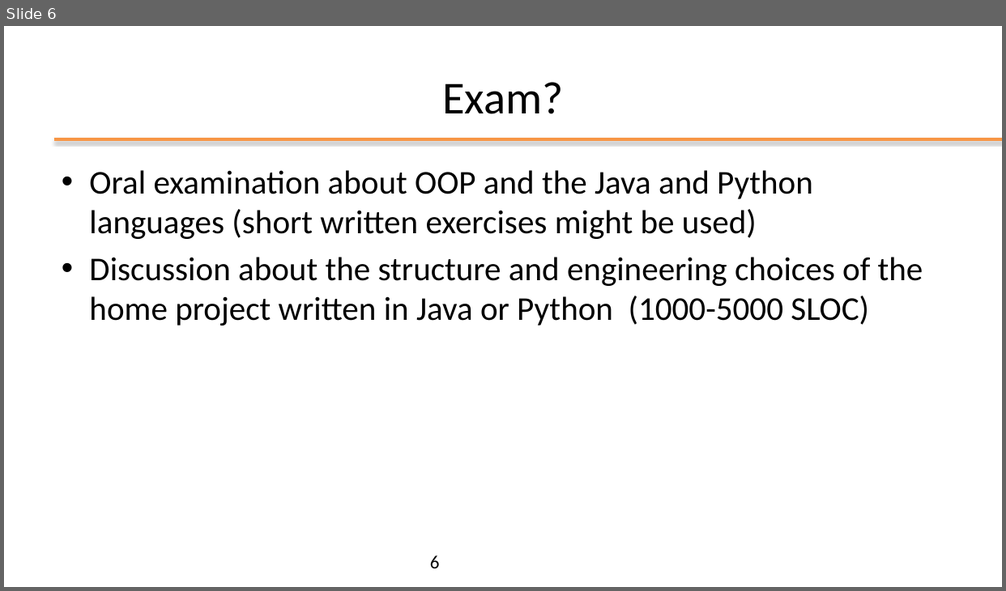
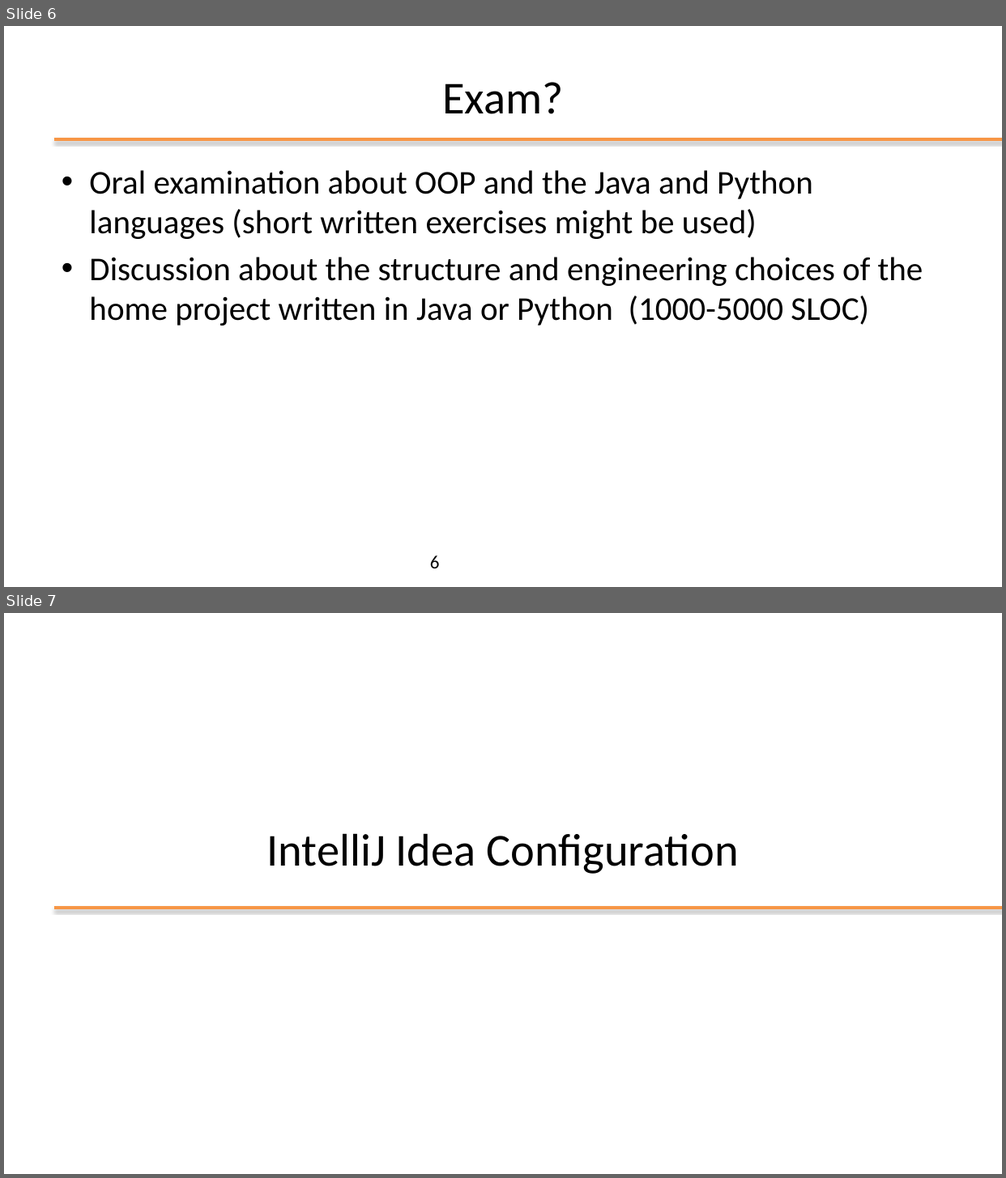
Before and after one commit to plctechnician/ooprogramming, a slide deck: java/slides/ppt/00 - Java Course Introduction.pptx. Shown one above the other, each under a label of ours: slide 6 before the commit, slides 6 and 7 after it. The pictures are 1006x591 and 1006x1178 pixels, drawn with LibreOffice and Linux fonts; fonts in the diff are those of the drawing; background and template pictures are left out. Boxes give left, top, right and bottom in pixels: in the first picture for what was removed or moved away, otherwise in the second. Text is boxed around its words. In the diff, an @@ line names an element or a change of style, - is before the commit and + after.

```diff
--- a/java/slides/ppt/00 - Java Course Introduction.pptx
+++ b/java/slides/ppt/00 - Java Course Introduction.pptx
@@ slide 7 added at (4, 613, 1002, 1174), background #FFFFFF @@
@@ title added at (266, 833, 739, 874), 44 pt, text #000000 @@
+IntelliJ Idea Configuration
@@ line added from (54, 908) to (1002, 908), #F79646 3 pt @@
```
Also in this commit, not shown: 2 slides changed, 6 other slides added, 2 other files.
